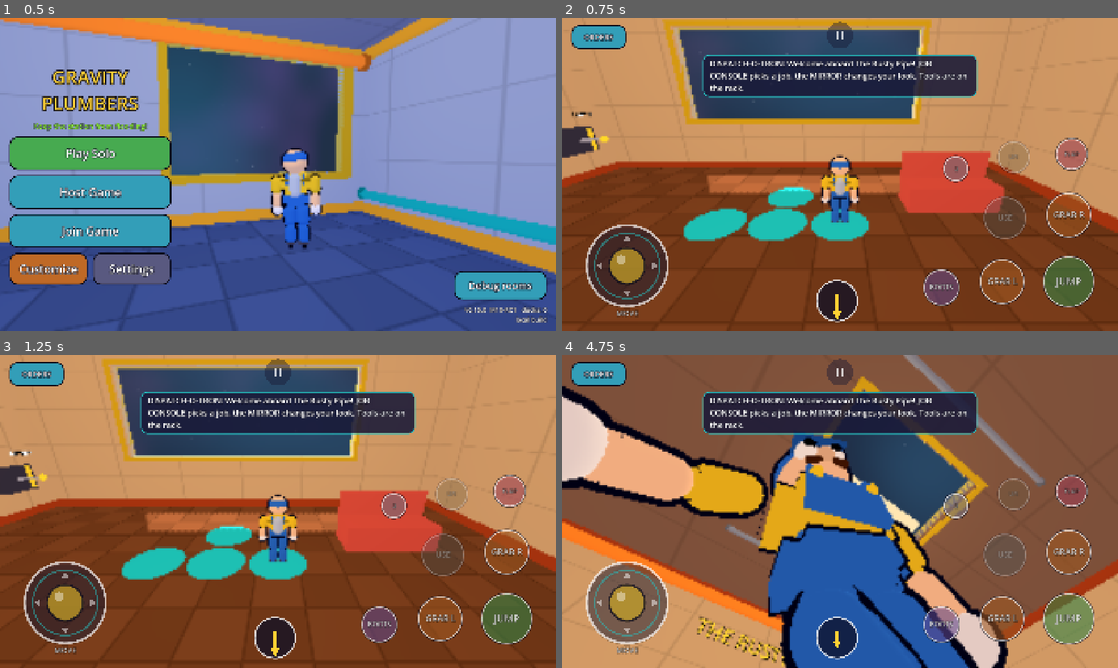
Above: before the commit, frames 1-4 (two rows, left to right).
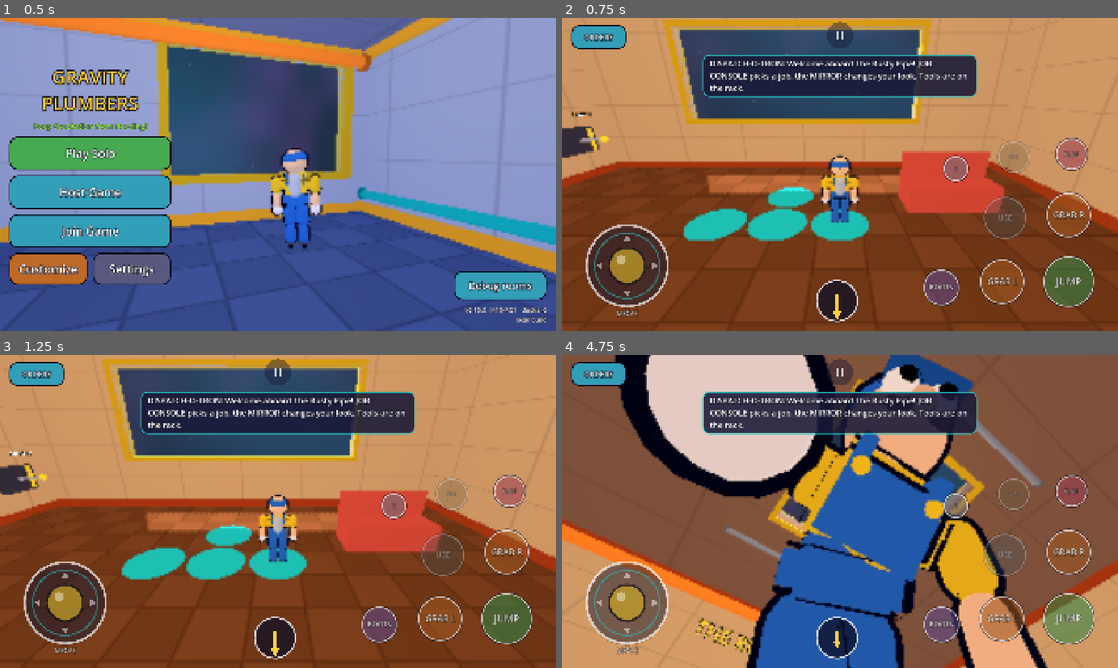
Above: after the commit, the same moments.

Repository: KreeMA4/Gravity-Plumbers
Game: Godot game, scene res://scenes/main.tscn
Same seed, same stepped clock (60 frames per second), same inputs: the game is played once before the commit and once after it.
Inputs (mouse positions are in pixels of both pictures, inside the frame that each line leads up to):
- Up to frame 1 (0.5 s): no input
- Up to frame 2 (0.75 s): click "Play Solo" at 0.5 s
- Up to frame 3 (1.25 s): no input
- Up to frame 4 (4.75 s): click "ORDERS" at 1.25 s; move the mouse to (962, 495) at 2.02 s; hold E (grab_right) 2.03-2.75 s; hold F (use) 2.03-2.75 s; click (962, 495) at 2.17 s; tap Space (jump) at 2.27, 2.57 s; drag from (728, 527) to (812, 574) at 2.77 s; move the mouse to (895, 442) at 3.52 s; hold E (grab_right) 3.53-4.25 s; hold X (emote) 3.53-4.25 s; tap F (use) at 3.8 s; drag from (812, 574) to (673, 464) at 4.27 s

Frame 1 is identical in both runs. In frame 2, 0.1% of the frame differs, in the area x 19-66%, y 3-60%; in frame 3, 1.3%; in frame 4, 40%, in the area x 0-100%, y 0-100%.

Commit message:
Walk: hip targets in the upright frame, no hip reaction torque on the pelvis, planted feet press on the floor
Leg close-ups showed the whole body pitching ~35 deg forward while walking,
legs trailing: boosted hip muscles pushed their reaction into the pelvis, and
foot targets relative to a tilted pelvis left the feet hovering.

Co-Authored-By: Claude Opus 5.5 <noreply@anthropic.com>
Claude-Session: https://claude.ai/code/session_019hcM1SCDrmPhwmmN5CDoFM

Diff:
--- a/scripts/character/gait.gd
+++ b/scripts/character/gait.gd
@@ -53,7 +53,7 @@
 
 ## Swing foot lift (m).
 static func lift_height(run: float, height_scale: float) -> float:
-	return lerpf(0.08, 0.15, run) * height_scale
+	return lerpf(0.06, 0.12, run) * height_scale
 
 
 ## Where one foot is in its cycle. phase in radians (one cycle = TAU).
--- a/scripts/character/plumber.gd
+++ b/scripts/character/plumber.gd
@@ -153,6 +153,11 @@
 	for role: String in ["hip_l", "hip_r", "knee_l", "knee_r"]:
 		if limbs.has(role):
 			(limbs[role] as LimbController).feed_forward = true
+	for role: String in ["hip_l", "hip_r"]:
+		if limbs.has(role):
+			# Leg swings must not pitch the pelvis forward (that tipped the whole body
+			# over while walking); the upright controller alone keeps the pelvis level.
+			(limbs[role] as LimbController).reaction = 0.0
 	for side: String in ["l", "r"]:
 		var h: Array = rig["hand_" + side]
 		hand_bodies[side] = bodies[str(h[0])]
@@ -827,8 +832,11 @@
 		walk_phase = fposmod(walk_phase + TAU * Gait.cadence(speed, height_scale) * dt, TAU * 64.0)
 	_land_t = maxf(0.0, _land_t - dt)
 	var squash: float = land_squash * (_land_t / 0.3)
-	# Stride direction in the pelvis frame (feet step the way you actually move).
-	var pinv: Basis = pelvis.global_basis.orthonormalized().inverse()
+	# Leg targets live in the UPRIGHT walking frame (local up + facing), not the
+	# actual pelvis: if the pelvis wobbles, the feet still go where they should.
+	var upq: Quaternion = _target_basis(up, facing).get_rotation_quaternion()
+	var pinv: Basis = Basis(upq).inverse()
+	# Stride direction in that frame (feet step the way you actually move).
 	var dir_l: Vector3 = pinv * v_h
 	dir_l.y = 0.0
 	var dir2: Vector3 = dir_l.normalized() if dir_l.length() > 0.05 else Vector3.FORWARD
@@ -856,12 +864,17 @@
 		var llc: LimbController = limbs.get(role) as LimbController
 		if llc != null:
 			llc.boost = leg_boost
+	_hips_in_world(on_feet)
 	if on_feet:
-		var hip_above: float = ground_dist + (_hip_off["l"] as Vector3).y
+		var floor_h: float = pelvis.global_position.dot(up) - ground_dist
 		for side: String in ["l", "r"]:
 			var fc2: Vector2 = cyc[side]
-			# Foot target relative to the hip joint (pelvis frame: +x right, +y up, -z forward).
-			var foot: Vector3 = dir2 * (fc2.x * half) + Vector3(0, -hip_above + fc2.y * lift_h, 0)
+			var hip_above: float = (pelvis.global_transform * (_hip_off[side] as Vector3)).dot(up) - floor_h
+			# A planted foot aims a little below the floor so it really presses on it
+			# (carries weight, grips) instead of hovering on a target exactly at floor level.
+			var press: float = Tuning.STANCE_PRESS * height_scale if fc2.y <= 0.0001 else 0.0
+			# Foot target relative to the hip joint (upright frame: +x right, +y up, -z forward).
+			var foot: Vector3 = dir2 * (fc2.x * half) + Vector3(0, -hip_above - press + fc2.y * lift_h, 0)
 			var down: float = maxf(-foot.y, 0.05)
 			var abd: float = atan2(foot.x, down)
 			var sag_down: float = sqrt(foot.x * foot.x + down * down)
@@ -870,7 +883,9 @@
 				ik = Vector2(atan2(-foot.z, sag_down), 0.0)   # one-piece legs can't bend
 			else:
 				ik = Gait.leg_ik(-foot.z, sag_down, _leg_l1, _leg_l2)
-			_set_target("hip_" + side, Quaternion(Vector3.BACK, abd) * Quaternion(Vector3.RIGHT, ik.x))
+			var hlc: LimbController = limbs.get("hip_" + side) as LimbController
+			if hlc != null:
+				hlc.target_world = upq * Quaternion(Vector3.BACK, abd) * Quaternion(Vector3.RIGHT, ik.x)
 			_set_target("knee_" + side, Quaternion(Vector3.RIGHT, ik.y))
 	elif in_zero_g:
 		var drift: float = sin(state_time * 1.6) * 0.15
@@ -926,6 +941,14 @@
 		_set_target("elbow_" + side, Quaternion(Vector3.RIGHT, elbow))
 
 
+## Hips aim in the world (upright frame) while walking, relative to the pelvis otherwise.
+func _hips_in_world(on: bool) -> void:
+	for role: String in ["hip_l", "hip_r"]:
+		var lc: LimbController = limbs.get(role) as LimbController
+		if lc != null:
+			lc.use_world = on
+
+
 func _emote_pose(side: String, sx: float) -> Quaternion:
 	var t: float = state_time
 	match emote_id:
--- a/scripts/core/tuning.gd
+++ b/scripts/core/tuning.gd
@@ -40,6 +40,7 @@
 var STIFFNESS_DIZZY: float = 0.3        ## Wobbly muscle right after getting up.
 var JOINT_KP: float = 420.0             ## Spring strength pulling each joint to its pose.
 var JOINT_KD: float = 32.0              ## Damping on each joint (too low = jitter, too high = stiff).
+var STANCE_PRESS: float = 0.04          ## A planted foot aims this far (m) below the floor so it bears weight.
 var LEG_STRENGTH_ON_FEET: float = 2.6   ## Leg muscle multiplier while standing/walking (ragdoll still scales it down).
 var JOINT_MAX_ANG_ACCEL: float = 900.0  ## Clamp on joint correction (rad/s^2) so nothing explodes.
 var UPRIGHT_KP: float = 260.0           ## How hard chest and pelvis turn to stay upright.
--- a/tests/gameplay_e2e_impl.gd
+++ b/tests/gameplay_e2e_impl.gd
@@ -474,7 +474,10 @@
 	var t_hip: float = 0.0
 	var t_knee: float = 0.0
 	if plumber.limbs.has("hip_l"):
-		var qh: Quaternion = (plumber.limbs["hip_l"] as LimbController).target
+		var hl: LimbController = plumber.limbs["hip_l"] as LimbController
+		var qh: Quaternion = hl.target
+		if hl.use_world:   # walking: hip target is in the upright frame; show it relative to the pelvis
+			qh = plumber.pelvis.global_basis.get_rotation_quaternion().inverse() * hl.target_world
 		t_hip = 2.0 * atan2(qh.x, qh.w)
 	if plumber.limbs.has("knee_l"):
 		var qk: Quaternion = (plumber.limbs["knee_l"] as LimbController).target
